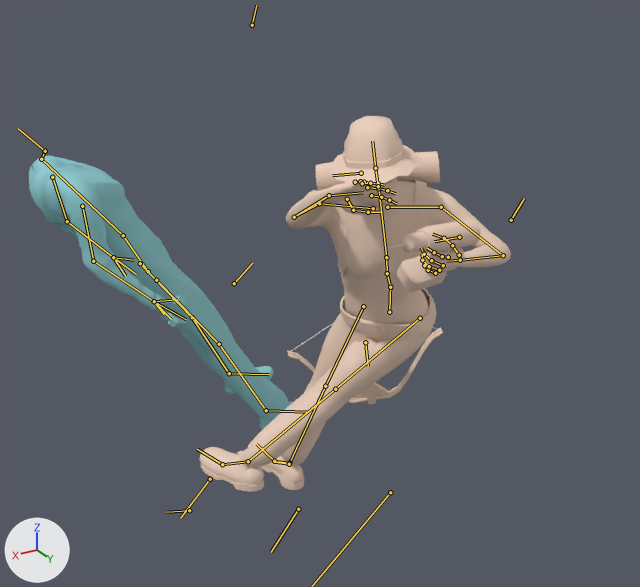
The Blender file workspace/tier1a.blend: old version first, new version second.
The view is the same before and after, from a camera (50 mm lens) standing at (-39.05, 39.67, 4.46) and looking at (-40.91, 36.58, 2.91). Arrows for +X, +Y and +Z are at lower left; the lights stay in place. Both versions are drawn at frame 1253 of the action 'intro'; the numbers are the values there. The bones that bend it are drawn over the model as lines.

Objects in the first picture: 'mesh', 'meursault'.
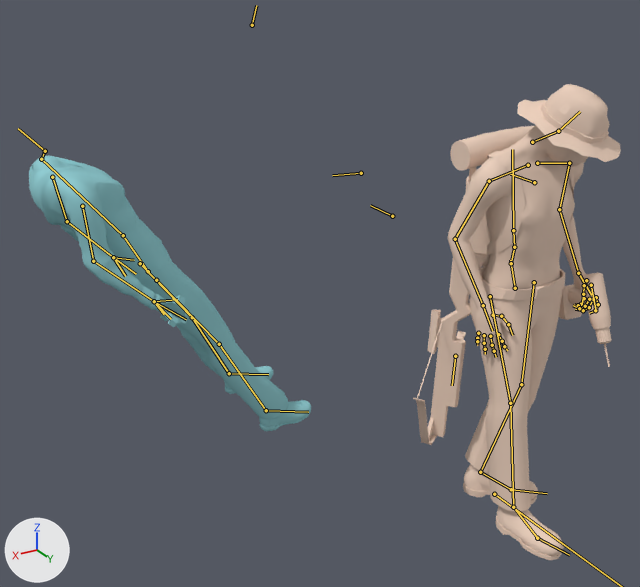
The change in detail:
Bone 'root' (bone_root) moves from (-2.276, 2.164, 0.0) to (-1.864, 1.906, 0.0).
Bone 'root' (bone_root) turns from (0, 0, 119) to (0, 0, -178) degrees about its own x, y and z.
Bone 'pelvis' (bone_pelvis) moves from (0.048, -0.118, 0.141) to (0.0, -0.025, -0.009).
Bone 'pelvis' (bone_pelvis) turns from (17, 0, 1) to (2, 0, 1) degrees about its own x, y and z.
Bone 'spine_02' (bone_spine_02) turns from (2, 0, 0) to (1, 0, 0) degrees about its own x, y and z.
Bone 'spine_03' (bone_spine_03) turns from (4, 28, 2) to (0, 0, 0) degrees about its own x, y and z.
Bone 'clavicle_r' (bone_clavicle_r) turns from (0, 0, -21) to (0, 0, 0) degrees about its own x, y and z.
Bone 'lowerarm_r' (bone_lowerarm_r) turns from (17, -43, 2) to (0, 0, 0) degrees about its own x, y and z.
Bone 'neck_01' (bone_neck_01) turns from (0, 0, 0) to (40, 27, -3) degrees about its own x, y and z.
Bone 'elbow_r' (bone_elbow_r) moves from (-0.317, -0.387, -0.273) to (0.0, 0.0, 0.0).
Bone 'hand_l.IK' (bone_hand_l_ik) moves from (-0.29, 0.129, 0.182) to (0.249, -0.141, 0.17).
Bone 'hand_l.IK' (bone_hand_l_ik) turns from (85, -67, -40) to (16, -17, -23) degrees about its own x, y and z.
Bone 'hand_r.IK' (bone_hand_r_ik) moves from (0.622, 0.096, 0.879) to (-0.254, -0.142, 0.238).
Bone 'hand_r.IK' (bone_hand_r_ik) turns from (71, 30, -127) to (20, -10, 38) degrees about its own x, y and z.
Bone 'foot_r.IK' (bone_foot_r_ik) moves from (2.788, 2.155, -1.354) to (2.129, 1.455, -0.939).
Bone 'foot_r.IK' (bone_foot_r_ik) turns from (0, -1, -2) to (53, -7, 170) degrees about its own x, y and z.
Bone 'foot_l.IK' (bone_foot_l_ik) moves from (3.013, 2.184, -0.771) to (1.732, 1.775, -0.7).
Bone 'foot_l.IK' (bone_foot_l_ik) turns from (4, -10, -21) to (43, 27, 142) degrees about its own x, y and z.

Boxes (x1, y1, x2, y2) around the edits, measured in the pictures (640 x 587 px):
'meursault', posed (33% narrower, 27% taller)
    before: (199, 116, 511, 492)
    after: (413, 84, 621, 560)
bone 'pelvis', root to tip
    before: (389, 312) to (390, 284)
    after: (515, 288) to (510, 260)
bone 'spine_02', root to tip
    before: (387, 273) to (386, 257)
    after: (514, 247) to (513, 230)
bone 'spine_03', root to tip
    before: (386, 257) to (378, 181)
    after: (513, 230) to (512, 149)
bone 'clavicle_r', root to tip
    before: (373, 208) to (319, 203)
    after: (528, 165) to (489, 181)
bone 'lowerarm_r', root to tip
    before: (294, 217) to (329, 195)
    after: (455, 239) to (483, 305)
bone 'neck_01', root to tip
    before: (378, 186) to (375, 168)
    after: (532, 142) to (558, 131)
bone 'elbow_r', root to tip
    before: (234, 283) to (252, 263)
    after: (392, 216) to (370, 205)
bone 'foot_r.IK', root to tip
    before: (289, 464) to (274, 462)
    after: (513, 507) to (537, 538)
bone 'foot_l.IK', root to tip
    before: (189, 510) to (166, 512)
    after: (480, 472) to (511, 489)
